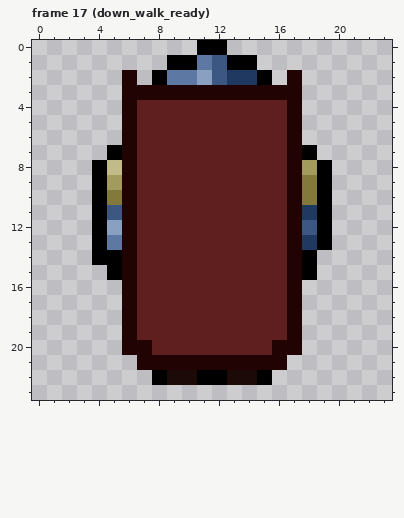
Edited in one commit: pixel-art file (art/shield_guy/shield_guy.ase). Above: the version before the commit.
24x24 pixels, 17 frames. Shown: frame 17 (down_walk_ready). The commit also changed other frames, which this record leaves out.
After:
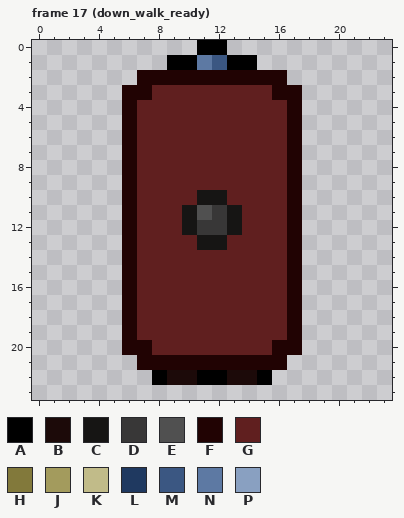
Palette (. is transparent): A #000000  B #1c0a09  C #161514  D #383737  E #505050  F #210303  G #601f1f  H #82793b  J #a39b5d  K #c1bb89  L #1f3960  M #3b5782  N #5d79a3  P #89a0c1
The commit says: add downward walking attack-ready animation
The exact change:
Frame 17 (down_walk_ready):
y 2: x 6..17 F.ANNPMLLA.F -> .FFFFFFFFFF.
y 3: x 8..15 FFFFFFFF -> GGGGGGGG
y 7: x 5 A -> .; x 18 A -> .
y 8: x 4..5 AK -> ..; x 18..19 JA -> ..
y 9: x 4..5 AJ -> ..; x 18..19 HA -> ..
y 10: x 4..5 AH -> ..; x 11..12 GG -> CC; x 18..19 HA -> ..
y 11: x 4..5 AM -> ..; x 10..13 GGGG -> CEDC; x 18..19 LA -> ..
y 12: x 4..5 AP -> ..; x 10..13 GGGG -> CDDC; x 18..19 MA -> ..
y 13: x 4..5 AN -> ..; x 11..12 GG -> CC; x 18..19 LA -> ..
y 14: x 4..5 AA -> ..; x 18 A -> .
y 15: x 5 A -> .; x 18 A -> .
